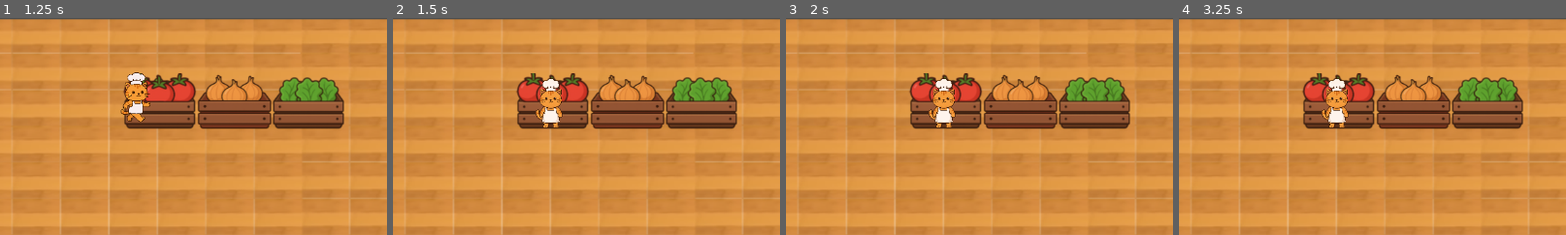
Above: before the commit, frames 1-4 (left to right).
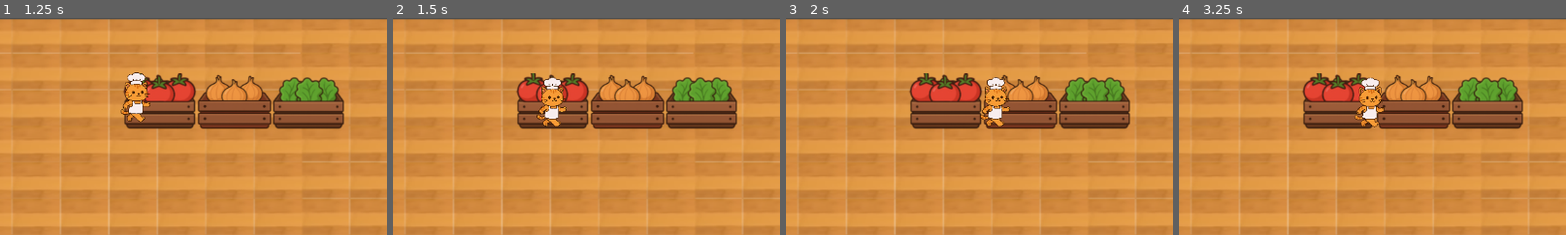
Above: after the commit, the same moments.

Repository: K41lee/Overcooked
Game: Godot game, scene res://Scene/Main/main.tscn
Same seed, same stepped clock (60 frames per second), same inputs: the game is played once before the commit and once after it.
Inputs:
- Up to frame 1 (1.25 s): tap Enter (ui_accept) at 0.5, 0.77 s; hold Right (ui_right) from 0.53 s (still down)
- Up to frame 2 (1.5 s): release Right (ui_right) at 1.28 s; hold Down (ui_down) from 1.28 s (still down)
- Up to frame 3 (2 s): keep holding Down (ui_down); tap Enter (ui_accept) at 1.52 s
- Up to frame 4 (3.25 s): release Down (ui_down) at 2.03 s; hold Right (ui_right) 2.03-2.78 s; hold Up (ui_up) from 2.78 s (still down); tap Enter (ui_accept) at 3.02 s
The pictures show only the part of the screen within x 11-61%, y 0-50%; the shares and areas given below are measured in that part.

Frame 1 is identical in both runs. In frame 2, 0.8% of the frame differs, in the area x 36-45%, y 27-51%; in frame 3, 2.1%; in frame 4, 2.2%, in the area x 36-54%, y 27-51%.
Error before the commit: Attempt to call function 'get_overlapping_bodies' in base 'null instance' on a null instance. (res://Scene/Character/Script/player.gd:23)

Commit message:
test d'auto_independance

Diff:
--- a/Scene/Character/Script/cuisinier.gd
+++ b/Scene/Character/Script/cuisinier.gd
@@ -5,29 +5,32 @@
 var direction
 var state = "idle"
 var states = ["idle","cook","move"]
+var targets = ["SpawnerTomate","SpawnerSalade","SpawnerOignon"]
 var held_ingredient : Node = null
 var target_node: Node = null
 var pos_target: Vector2
 var IdleNoScope = 0
-
-
+var test = randi_range(0,2)#tmp
 
 
 # Called every frame. 'delta' is the elapsed time since the previous frame.
 func _physics_process(delta: float) -> void:
-	MoveToTarget("SpawnerTomate")
+	MoveToTarget(targets[test])
+
 
 
 func MoveToTarget(target : String) -> void:
 	var posCB = get_parent().get_node(target).global_position
 	var direction = (posCB - global_position)
 	# Seuil de proximité pour arrêter le mouvement (par exemple 5 pixels)
+	IdleNoScope = 0
 	if direction.length() > 5.0:
 		$AnimatedSprite2D.animation = "walk"
 		direction = direction.normalized()
 		velocity = direction * 150.0
 	else:
 		Idle()
+
 
 	move_and_slide()
 
@@ -38,6 +41,10 @@
 		velocity = Vector2(0.0,0.0)
 		$AnimatedSprite2D.animation = "idle"
 		IdleNoScope = IdleNoScope + 1
+		test = randi_range(0,2)#tmp
+
+
+
 
 
 func Cook():
--- a/Scene/Main/main.tscn
+++ b/Scene/Main/main.tscn
@@ -1,7 +1,6 @@
-[gd_scene load_steps=16 format=3 uid="uid://cfwit30b4ygwb"]
+[gd_scene load_steps=15 format=3 uid="uid://cfwit30b4ygwb"]
 
 [ext_resource type="Script" uid="uid://b3nmxi6an12yf" path="res://Scene/Main/main.gd" id="1_otq45"]
-[ext_resource type="PackedScene" uid="uid://ctmkxs56lmx33" path="res://Scene/Character/player.tscn" id="2_mkk67"]
 [ext_resource type="PackedScene" uid="uid://cm6cmynfbh5pj" path="res://Scene/furniture/cutting_board.tscn" id="4_f3d4m"]
 [ext_resource type="PackedScene" uid="uid://bpaeaht1khxgi" path="res://Scene/furniture/serving_plate.tscn" id="5_phfrx"]
 [ext_resource type="PackedScene" uid="uid://dr3mrc7y22nex" path="res://Scene/Background/ui.tscn" id="6_8ao5t"]
@@ -53,13 +52,6 @@
 offset_right = 1003.0
 offset_bottom = 572.0
 
-[node name="Player" type="Node2D" parent="."]
-visible = false
-position = Vector2(-142, 643)
-
-[node name="Player" parent="Player" instance=ExtResource("2_mkk67")]
-position = Vector2(-134, -661)
-
 [node name="CuttingBoard" parent="." instance=ExtResource("4_f3d4m")]
 position = Vector2(-40, 44)
 
